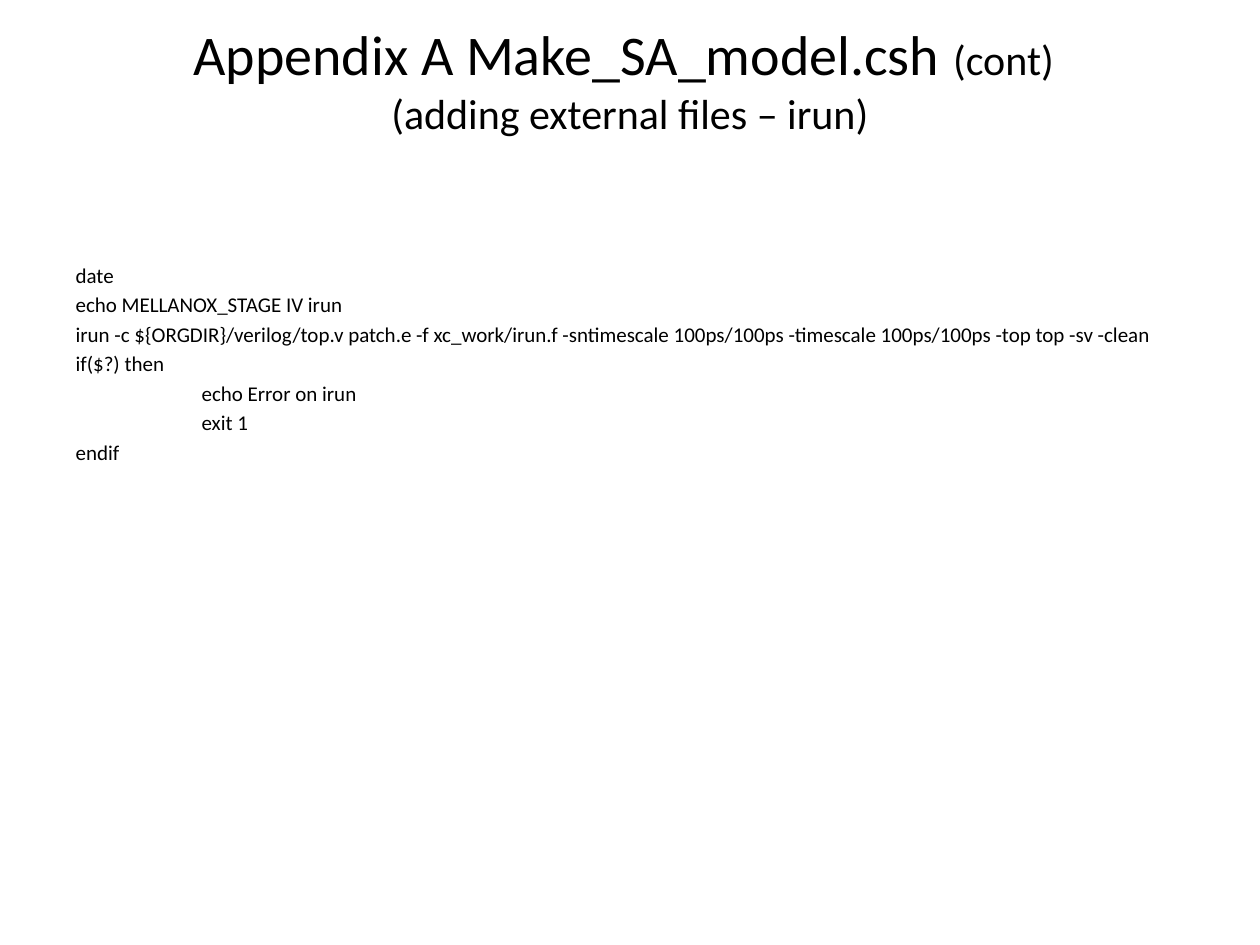
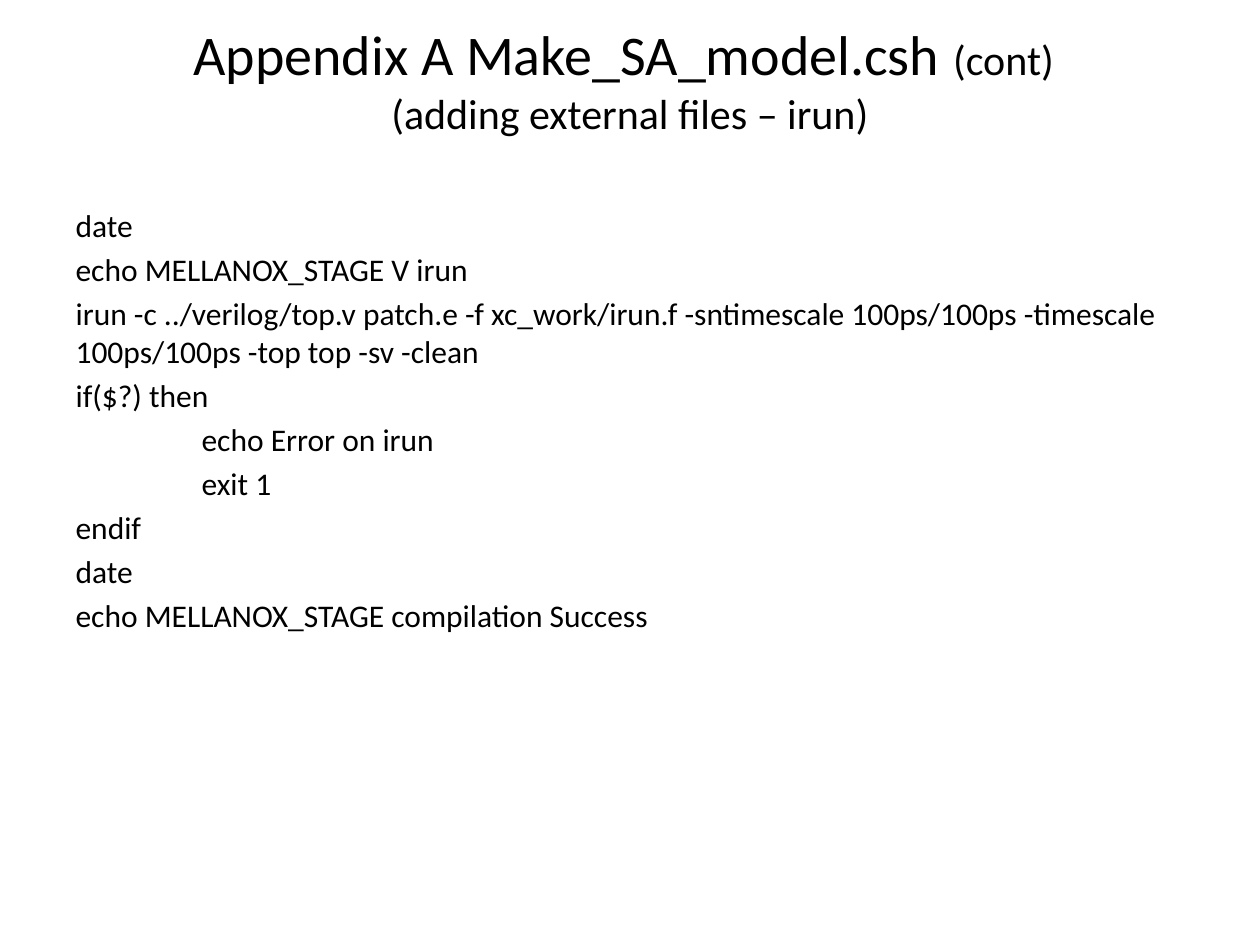
Before and after one commit to zahike/Palladium, a slide deck: slide 22 of Simulation Acceleration tutoria.pptx (slide 20 before the commit). Drawn at 1260x945 pixels with LibreOffice and Linux fonts; fonts in the diff are those of the drawing. Boxes give left, top, right and bottom in pixels: in the first picture for what was removed or moved away, otherwise in the second. Text is boxed around its words. In the diff, an @@ line names an element or a change of style, - is before the commit and + after.

```diff
--- a/Simulation Acceleration tutoria.pptx
+++ b/Simulation Acceleration tutoria.pptx
@@ text at (x1=76, y1=215, x2=434, y2=540): size 12 to 18 pt in "date", "if($?) then", "echo Error on irun", "exit 1" and 1 more places; more space between paragraphs @@
@@ text at (x1=76, y1=259, x2=1155, y2=368): text changed; size 12 to 18 pt @@
-echo MELLANOX_STAGE IV irun
-irun -c ${ORGDIR}/verilog/top.v patch.e -f xc_work/irun.f -sntimescale 100ps/100ps -timescale 100ps/100ps -top top -sv -clean
+echo MELLANOX_STAGE V irun
+irun -c ../verilog/top.v patch.e -f xc_work/irun.f -sntimescale 100ps/100ps -timescale 100ps/100ps -top top -sv -clean
@@ text at (x1=76, y1=561, x2=648, y2=632): paragraphs added @@
+date
+echo MELLANOX_STAGE compilation Success
```
Also in this commit, not shown: 6 other slides changed, 2 slides added, 1 other file.
